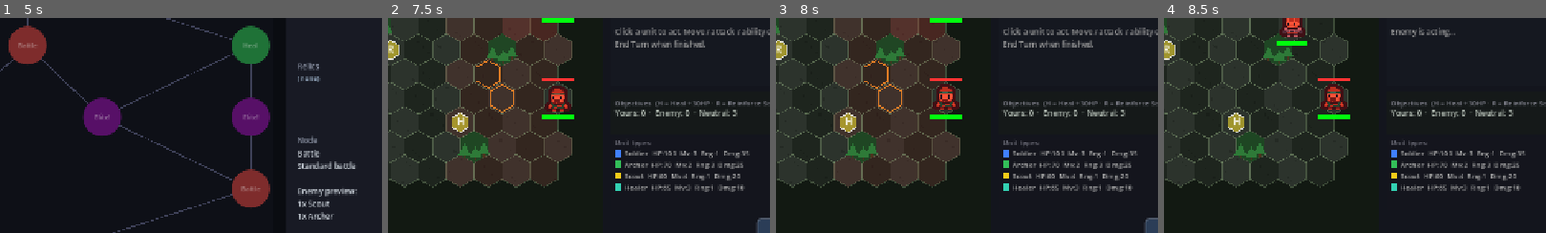
Above: before the commit, frames 1-4 (left to right).
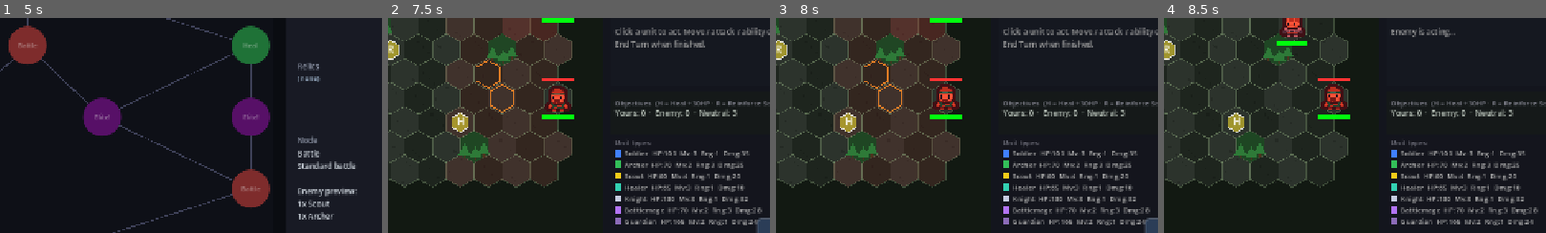
Above: after the commit, the same moments.

Repository: kabuumu/strategy-prototype
Game: Godot game, scene res://src/title/title.tscn
The game is run twice, just before and just after one commit, with the same random seed, the same clock (stepped at 60 frames per second) and the same inputs.
Inputs (mouse positions are % of the whole screen's width and height, from its top left):
- Up to frame 1 (5 s): click "Skirmish 3D" at 0.5 s; click "Restart" at 1.25 s; click "Restart" at 2 s; click "Restart" at 2.75 s; click "Menu" at 3.5 s; click "New Game · 2D Turn-Based" at 4.25 s
- Up to frame 2 (7.5 s): click "Battle" at 5 s; click "End Turn (3 ready)" at 5.75 s; click "End Turn (3 ready)" at 6.5 s; tap A at 7.25 s; move the mouse to (72, 45) at 7.27 s; hold D from 7.28 s (still down); tap H at 7.35 s; click (72, 45) at 7.42 s
- Up to frame 3 (8 s): keep holding D; tap Space at 7.52 s
- Up to frame 4 (8.5 s): release D at 8 s; click "Confirm: skip 3 units?" at 8 s
The pictures show only the part of the screen within x 31-81%, y 31-81%; the shares and areas given below are measured in that part.

Frame 1 is identical in both runs. In frame 2, 1.7% of the frame differs, in the area x 59-98%, y 82-97%; in frame 3, 1.7%; in frame 4, 1.7%.

Commit message:
Content: 3 new recruits (Knight/Battlemage/Guardian) + 2 relics
Expands campaign variety using the data-driven systems already in place — no
new battle plumbing. New units reuse the boss sprite art (sprite_unit) and
existing ability ids, so they work in both the 2D hex battle and the 3D
skirmish:

- Knight   — fast armoured melee (130 HP, 3 move, Charge/dash), warlord art.
- Battlemage — ranged caster (Arcane Lance/pierce), pyromancer art.
- Guardian — heavy tank (165 HP, Crushing Blow/bash stun), juggernaut art.

They flow automatically into gain-unit rewards and the shop (recruitable_types)
and join the enemy pool from tier 2 (knight) / tier 3 (mage, guardian).

New relics:
- War Bow      — +1 attack range to all units (relic_range_bonus, wired in
                 unit.get_attack_range).
- Gilded Coffer — +20 gold after every battle (battle_gold_reward).

3D skirmish gains matching mage/guardian regiment defs (knight already existed;
_spawn_regiment already falls back to soldier for any unknown type).

Co-Authored-By: Claude Opus 4.8 <noreply@anthropic.com>

Diff:
--- a/src/battle/unit.gd
+++ b/src/battle/unit.gd
@@ -298,6 +298,7 @@
 	for u in upgrades:
 		if u == "eagle_eye":
 			v += 1
+	v += GameManager.relic_range_bonus()
 	if enraged:
 		v += int(udata.get("enrage_range_bonus", 0))
 	return mini(v, 4)
--- a/src/game_manager.gd
+++ b/src/game_manager.gd
@@ -89,6 +89,42 @@
 		"color": Color(0.20, 0.82, 0.70),
 		# Field Heal: restore HP to a nearby ally
 		"ability": {"id": "heal_ally", "name": "Field Heal", "desc": "Heal a nearby ally for 35"}
+	},
+	# --- Advanced recruits (found via gain-unit nodes / the shop) -------------
+	# These reuse the boss sprite art (sprite_unit) and existing ability ids,
+	# so they slot into the 2D battle and the 3D skirmish with no new plumbing.
+	"knight": {
+		"name": "Knight",
+		"max_hp": 130,
+		"move_range": 3,
+		"attack_range": 1,
+		"damage": 32,
+		"color": Color(0.78, 0.80, 0.88),
+		"sprite_unit": "warlord",
+		# Charge: dash a second time to close the gap before striking
+		"ability": {"id": "dash", "name": "Charge", "desc": "Move a second time this turn"}
+	},
+	"mage": {
+		"name": "Battlemage",
+		"max_hp": 70,
+		"move_range": 2,
+		"attack_range": 3,
+		"damage": 28,
+		"color": Color(0.70, 0.45, 0.95),
+		"sprite_unit": "pyromancer",
+		# Arcane Lance: pierces the target and whatever stands behind it
+		"ability": {"id": "pierce", "name": "Arcane Lance", "desc": "Hits the target and the unit behind it"}
+	},
+	"guardian": {
+		"name": "Guardian",
+		"max_hp": 165,
+		"move_range": 2,
+		"attack_range": 1,
+		"damage": 24,
+		"color": Color(0.55, 0.42, 0.72),
+		"sprite_unit": "juggernaut",
+		# Crushing Blow: heavy melee hit that stuns the target
+		"ability": {"id": "bash", "name": "Crushing Blow", "desc": "Melee hit that stuns the target"}
 	}
 }
 
@@ -100,6 +136,7 @@
 const UNIT_AP: Dictionary = {
 	"soldier": 2, "archer": 2, "scout": 3, "healer": 2,
 	"warlord": 3, "pyromancer": 2, "juggernaut": 2,
+	"knight": 3, "mage": 2, "guardian": 2,
 }
 
 func ap_for(unit_type: String) -> int:
@@ -193,6 +230,8 @@
 	"plating":   {"name": "Plating",       "desc": "+20 max HP to all your units"},
 	"venom":     {"name": "Venom Coating",  "desc": "Your melee hits poison the target"},
 	"medkit":    {"name": "Field Kit",     "desc": "Units start each battle +15 HP"},
+	"longbow":   {"name": "War Bow",       "desc": "+1 attack range to all your units"},
+	"coffer":    {"name": "Gilded Coffer", "desc": "+20 gold after every battle"},
 }
 
 # Set before switching to the battle scene
@@ -441,10 +480,14 @@
 		return [boss_id, "archer", "soldier"] as Array[String]
 	var rng := RandomNumberGenerator.new()
 	rng.seed = tier * 31 + (13 if elite else 7)
-	# Enemy healers start appearing from the mid tiers for variety
+	# Tougher unit types join the enemy pool as the run deepens, for variety.
 	var pool: Array[String] = ["soldier", "archer", "scout"]
 	if tier >= 2:
 		pool.append("healer")
+		pool.append("knight")
+	if tier >= 3:
+		pool.append("mage")
+		pool.append("guardian")
 	var count: int = clampi(2 + tier + (1 if elite else 0), 2, 5)
 	var result: Array[String] = []
 	for _i in range(count):
@@ -519,7 +562,7 @@
 # ---------------------------------------------------------------------------
 # Gold rewarded for winning a battle, scaling with tier and elite status.
 func battle_gold_reward(tier: int, elite: bool) -> int:
-	return 25 + tier * 10 + (25 if elite else 0)
+	return 25 + tier * 10 + (25 if elite else 0) + (20 if has_relic("coffer") else 0)
 
 func add_gold(amount: int) -> void:
 	gold += amount
@@ -566,3 +609,6 @@
 
 func relic_max_hp_bonus() -> int:
 	return 20 if has_relic("plating") else 0
+
+func relic_range_bonus() -> int:
+	return 1 if has_relic("longbow") else 0
--- a/src/skirmish3d/skirmish3d.gd
+++ b/src/skirmish3d/skirmish3d.gd
@@ -90,6 +90,17 @@
 		"soldier_count": 18, "hp_per_soldier": 20, "damage_per_attack": 13,
 		"attack_cooldown": 1.1, "attack_range_px": 120.0, "move_speed_px": 52.0,
 	},
+	# Advanced campaign recruits (mirror GameManager.UNIT_TYPES knight/mage/guardian).
+	"mage": {
+		"name": "Battlemages", "sprite_key": "archer",
+		"soldier_count": 10, "hp_per_soldier": 15, "damage_per_attack": 16,
+		"attack_cooldown": 1.4, "attack_range_px": 210.0, "move_speed_px": 56.0,
+	},
+	"guardian": {
+		"name": "Guardians", "sprite_key": "healer",
+		"soldier_count": 14, "hp_per_soldier": 30, "damage_per_attack": 14,
+		"attack_cooldown": 1.3, "attack_range_px": 55.0, "move_speed_px": 42.0,
+	},
 }
 
 # Enemy regiment composition by biome (campaign 3D battles). Picks count by
